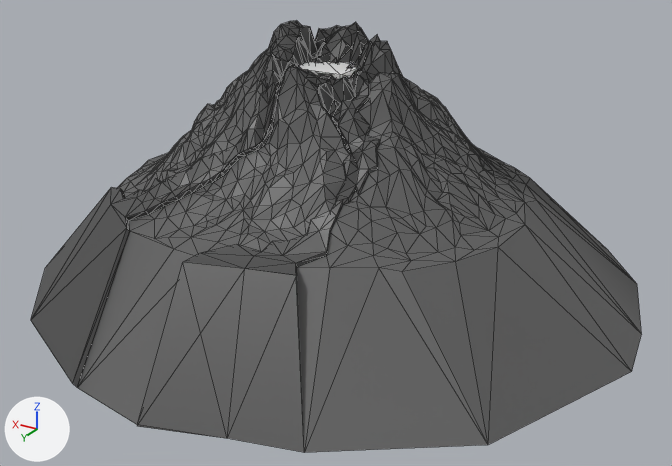
What one commit did to the COLLADA model gfx/models/mtdoom.dae.
Before and after are seen from a camera (50 mm lens) standing at (-1.71, 2.773, 1.285) and looking at (-0.081, 0.057, -0.073). Lighting does not change. The marker at lower left points along +X, +Y and +Z. Mesh edges are drawn as thin lines. Where no turn or scale is listed for an object, it has been applied to the vertices. Vertices at the same position are counted once.

Before the edit, the objects in view are built like this:
```python
me_landscape = bpy.data.meshes.new('Landscape')
me_landscape.from_pydata(...)  # 1343 vertices, 2658 faces; spans x -1.2..1.09, y -1.21..1.11, z -0.39..0.59
# faces by material slot: [2245, 413]
me_landscape.materials.append(mat_rock)
me_landscape.materials.append(mat_lava)
# before: 1335 (-0.13, -0.13, 0.39), 1336 (0.11, -0.13, 0.39), 1337 (-0.13, 0.12, 0.39), 1338 (0.11, 0.12, 0.39), 1340 (-0.13, -0.13, 0.46)
# before: 1341 (0.11, -0.13, 0.46), 1342 (0.11, 0.12, 0.46)
ob_volcano = bpy.data.objects.new('Volcano', me_landscape)
ob_volcano.location = (0.0, 0.0, 0.078)
```
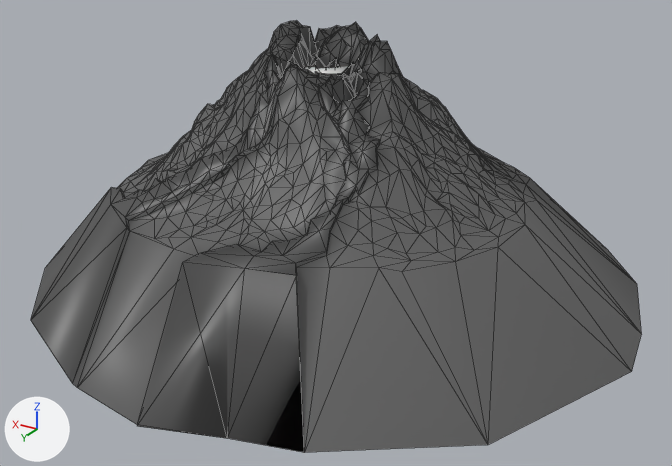
Commit message: Improvements to volcano

The change in detail:
me_landscape has 1343 vertices, 2658 faces and spans x -1.2..1.09, y -1.21..1.11, z -0.39..0.59.
me_landscape is used by ob_volcano; location (0.0, 0.0, 0.078).
Part 1, on me_landscape:
Vertices 1335 to 1338, 1340, 1341, 1342 of me_landscape move by (0.02, 0.03, -0.01).
Vertex 1339 of me_landscape moves from (-0.13, 0.12, 0.46) at pixel (340, 74) to (-0.1, 0.15, 0.43).
me_landscape part 2: the surface is now shaded smooth.

Boxes (x1, y1, x2, y2) around the edits, measured in the pictures (672 x 466 px; the box of a moved part takes in the faces that stretch with it):
part 1 of me_landscape, moved or reshaped: before (299, 62, 357, 79); after (302, 67, 347, 74)
